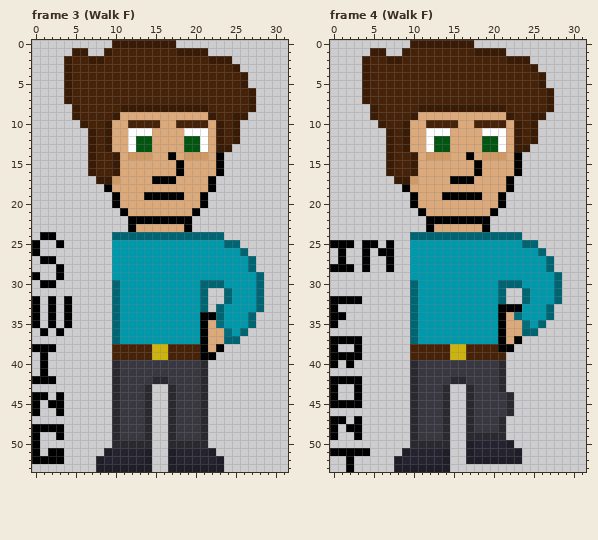
Pixel-art file, stored at WIP/Commiss.aseprite. The picture above is the old version.
32x54 pixels, 16 frames. Pixels under 10% opacity are left out. Shown: frame 3 (Walk F), frame 4 (Walk F). The commit also changed other frames, which this record leaves out.
And afterwards:
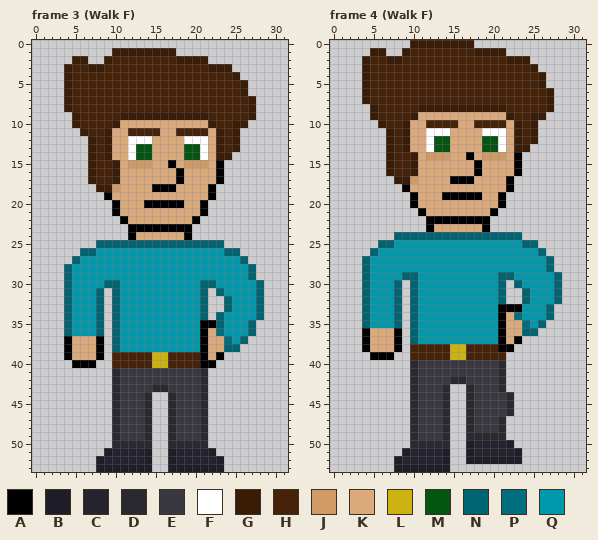
Palette (. is transparent): A #000000  B #1f1d27  C #262330  D #2a292f  E #39373f  F #ffffff  G #391b06  H #462208  J #cf9a66  K #dcaa7a  L #cdb30f  M #035512  N #006572  P #006e7c  Q #0099ac
Diff:
Frame 3 (Walk F):
y 0: x 10..17 GGGGGGGG -> ........
y 1: x 5..6 GG -> ..; x 9..21 GHHHHHHHHGGGG -> .GGGGGGGG....
y 2: x 4..9 GHHGGH -> .GG..G; x 18..24 HHHHGGG -> GGGG...
y 3: x 7..8 HH -> GG; x 22..25 HHHG -> GGG.
y 4: x 25..26 HG -> G.
y 6: x 26..27 HG -> G.
y 8: x 4..5 .G -> GH; x 11..21 GGGGGGGGGGG -> HHHHHHHHHHH
y 9: x 10..22 GKKKKKKKKKKKG -> HGGGGGGGGGGGH; x 25..27 GG. -> HHG
y 10: x 5..6 .G -> GH; x 9..10 GK -> HG; x 12..15 HHHH -> KKKK; x 18..23 HHHHKG -> KKKKGH; x 26 . -> G
y 11: x 6..7 .G -> GH; x 12..15 FFFK -> HHHH; x 18..21 KFFF -> HHHH
y 12: x 13..14 MM -> FF; x 19..20 MM -> FF
y 13: x 24..25 G. -> HG
y 14: x 9..10 HG -> GK; x 12..14 JJJ -> FMM; x 17 A -> K; x 19..21 JJJ -> MMF; x 23..24 A. -> GG
y 15: x 12..14 KKK -> JJJ; x 17..21 KAKKK -> AKJJJ
y 17: x 7..10 .GGJ -> GHHG; x 15..18 AAAK -> KKKA; x 22..23 A. -> KA
y 18: x 8..10 .AK -> GGJ; x 15..17 KKK -> AAA
y 19: x 9..10 .A -> AK; x 14..18 AAAAA -> KKKKK; x 21..22 A. -> KA
y 20: x 14..18 KKKKK -> AAAAA
y 21: x 10..11 .A -> AK; x 20..21 A. -> KA
y 22: x 11..20 .AAAAAAAA. -> AKKKKKKKKA
y 23: x 13..18 KKKKKK -> AAAAAA
y 24: x 1..2 AA -> ..; x 10..23 NNNNNNNNNNNNNN -> ..AKKKKKKA....
y 25: x 0 A -> .; x 3 A -> .; x 8..25 ..QQQQQQQQQQQQQQNN -> NNNNNNNNNNNNNNNN..
y 26: x 0 A -> .; x 6..9 .... -> NNQQ; x 24..26 QQN -> NN.
y 27: x 1..2 AA -> ..; x 5..9 ..... -> NQQQQ; x 26..27 QN -> N.
y 28: x 3..9 A...... -> .NQQQQQ
y 29: x 0 A -> .; x 3..9 A...... -> .NQQQQQ; x 27..28 QN -> N.
y 30: x 1..2 AA -> ..; x 4..9 ...... -> NQQQQN; x 23 N -> Q
y 31: x 4..8 ..... -> NQQQN; x 23..24 .N -> NQ
y 32: x 0 A -> .; x 2 A -> .; x 4..8 A.... -> NQQQN
y 33: x 0 A -> .; x 2 A -> .; x 4..8 A.... -> NQQQN; x 23..24 NQ -> .N
y 34: x 0 A -> .; x 2 A -> .; x 4..8 A.... -> NQQQN; x 21..22 AA -> N.; x 27..28 N. -> QN
y 35: x 0 A -> .; x 2 A -> .; x 4..8 A.... -> NQQQN; x 22..23 KP -> AN
y 36: x 1 A -> .; x 3..8 A..... -> .NQQQN; x 23..24 KP -> PQ; x 26..27 N. -> QN
y 37: x 4..8 ..... -> AKKKA; x 24..26 NN. -> PQN
y 38: x 0..2 AAA -> ...; x 4..8 ..... -> AKKKA; x 10..20 HHHHHLLHHHH -> NQQQQQQQQQQ; x 23..25 A.. -> KNN
y 39: x 1 A -> .; x 4..8 ..... -> AKKKA; x 22..23 A. -> KA
y 40: x 1 A -> .; x 5..7 ... -> AAA; x 10..22 DEEEEEEEEEED. -> HHHHHLLHHHHAA
y 41: x 1 A -> .
y 42: x 0..2 AAA -> ...; x 15..16 DD -> EE
y 43: x 14..17 D..D -> EDDE
y 44: x 0..1 AA -> ..; x 3 A -> .
y 45: x 0 A -> .; x 2..3 AA -> ..
y 46: x 0 A -> .; x 3 A -> .
y 48: x 0..3 AAAA -> ....
y 49: x 0 A -> .; x 3 A -> .
y 50: x 0 A -> .
y 51: x 0 A -> .; x 2..3 AA -> ..
y 52: x 0..3 AAAA -> ....
Frame 4 (Walk F):
y 24: x 8..9 .. -> NN
y 25: x 0..2 AAA -> ...; x 4..9 AA.A.. -> ..NNQQ
y 26: x 1 A -> .; x 4..9 A.AA.. -> .NQQQQ
y 27: x 1 A -> .; x 4..9 A..A.. -> NQQQQQ
y 28: x 0..2 AAA -> ...; x 4..9 A..A.. -> NQQQQQ
y 29: x 4..10 ......Q -> NQQQQNN; x 21..22 QQ -> NN
y 30: x 4..8 ..... -> NQQQN; x 22 N -> .
y 31: x 4..8 ..... -> NQQQN
y 32: x 0..8 AAAA..... -> ....NQQQN
y 33: x 0 A -> .; x 4..8 ..... -> NQQQN
y 34: x 0..1 AA -> ..; x 4..8 ..... -> NQQQN
y 35: x 0 A -> .; x 4..8 ..... -> NQQQN
y 36: x 4..8 ..... -> AKKKA
y 37: x 0..8 AAAA..... -> ....AKKKA
y 38: x 0 A -> .; x 3..8 A..... -> .AKKKA
y 39: x 0..3 AAAA -> ....; x 5..7 ... -> AAA
y 40: x 0 A -> .; x 2 A -> .
y 42: x 0..3 AAAA -> ....
y 43..44: x 0 A -> .; x 3 A -> .
y 45: x 0..3 AAAA -> ....
y 47: x 0..1 AA -> ..; x 3 A -> .
y 48: x 0 A -> .; x 2..3 AA -> ..
y 49: x 0 A -> .; x 3 A -> .
y 51: x 0..4 AAAAA -> .....
y 52..53: x 2 A -> .
